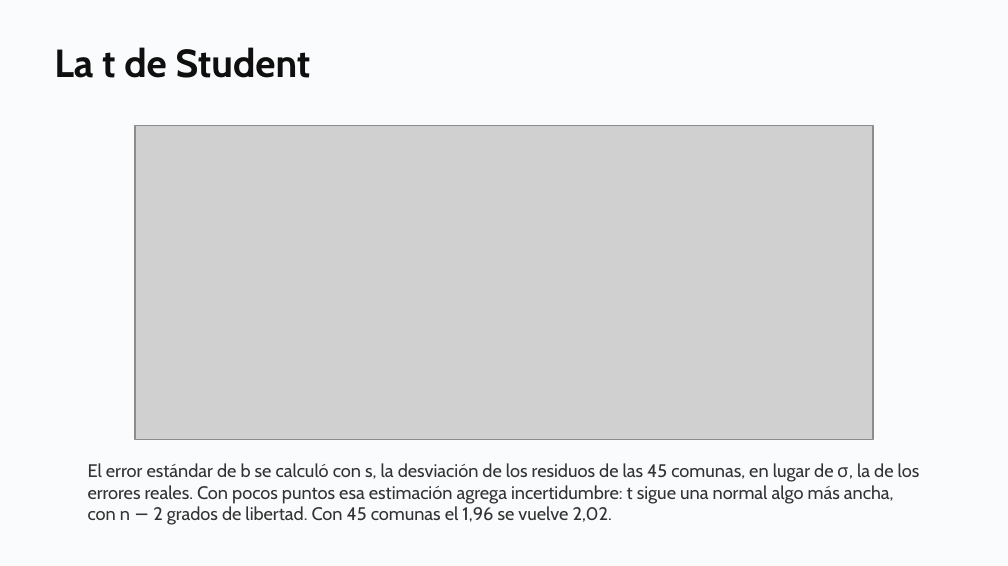
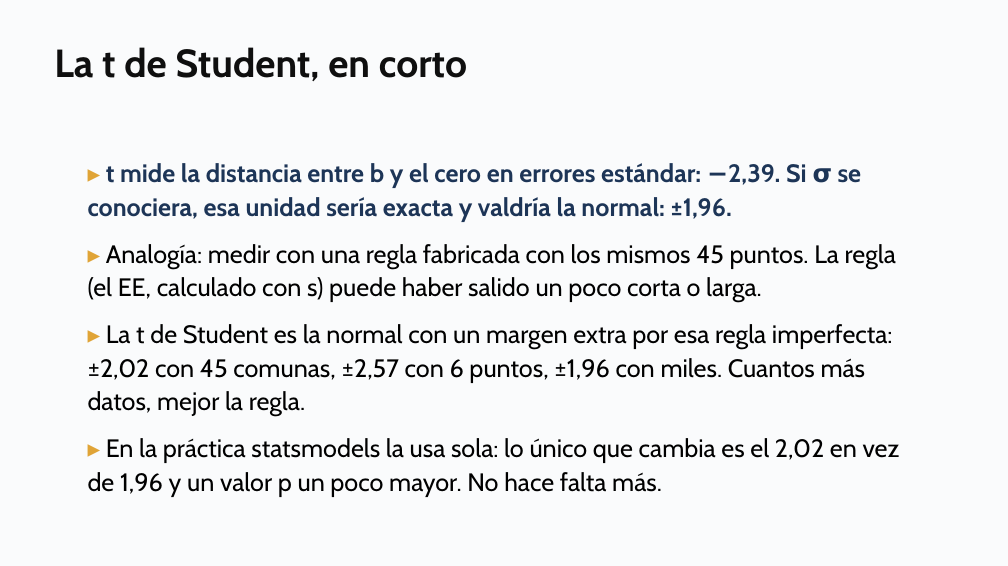
Before and after one commit to daniopitz/diplomado-cdd, a slide deck: slide 37 of presentaciones/clase05_probabilidad_inferencia.pptx. Drawn at 1008x566 pixels with LibreOffice and Linux fonts; fonts in the diff are those of the drawing; grey boxes stand for pictures. Boxes give left, top, right and bottom in pixels: in the first picture for what was removed or moved away, otherwise in the second. Text is boxed around its words. In the diff, an @@ line names an element or a change of style, - is before the commit and + after.

```diff
--- a/presentaciones/clase05_probabilidad_inferencia.pptx
+++ b/presentaciones/clase05_probabilidad_inferencia.pptx
@@ text at (54, 47, 467, 81): text changed @@
-La t de Student
+La t de Student, en corto
@@ picture removed at (135, 126, 873, 439) @@
@@ text added at (88, 163, 900, 497), 18 pt, text #000000 @@
+▸ t mide la distancia entre b y el cero en errores estándar: −2,39. Si σ se conociera, esa unidad sería exacta y valdría la normal: ±1,96.
+▸ Analogía: medir con una regla fabricada con los mismos 45 puntos. La regla (el EE, calculado con s) puede haber salido un poco corta o larga.
+▸ La t de Student es la normal con un margen extra por esa regla imperfecta: ±2,02 con 45 comunas, ±2,57 con 6 puntos, ±1,96 con miles. Cuantos más datos, mejor la regla.
+▸ En la práctica statsmodels la usa sola: lo único que cambia es el 2,02 en vez de 1,96 y un valor p un poco mayor. No hace falta más.
@@ text removed at (88, 463, 920, 525) @@
-El error estándar de b se calculó con s, la desviación de los residuos de las 45 comunas, en lugar de σ, la de los errores reales. Con pocos puntos esa estimación agrega incertidumbre: t sigue una normal algo más ancha, con n − 2 grados de libertad. Con 45 comunas el 1,96 se vuelve 2,02.
```
Also in this commit, not shown: 3 other files.
